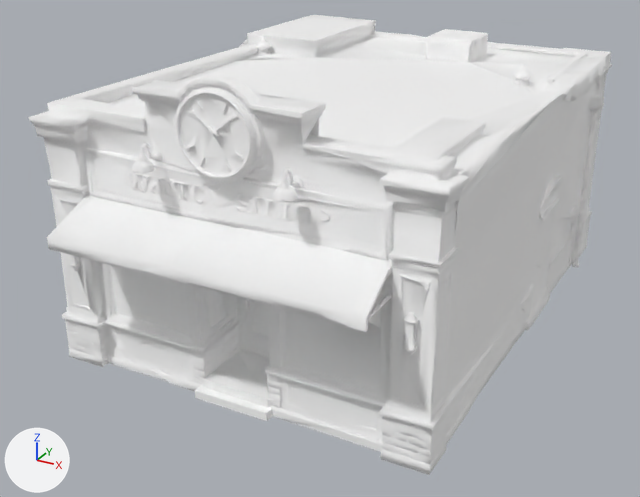
The glTF model models/props/watch_shop.glb, before and after one commit.
Before and after are seen from a camera (50 mm lens) standing at (9.23, -18.59, 10.59) and looking at (-0.42, -1.05, 1.82). The lights are fixed; the arrows at lower left show +X, +Y and +Z. The picture after the commit comes second.

In view in the first picture: 'output_unwrapped'.
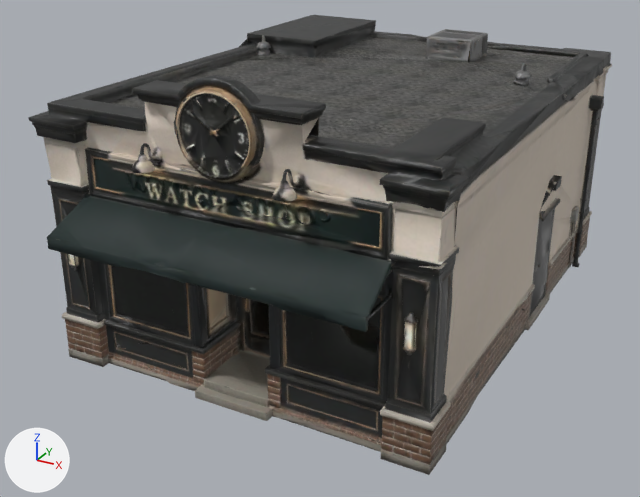
The change, as a diff of the scene's bpy script:
```diff
--- a/models/props/watch_shop.glb.py
+++ b/models/props/watch_shop.glb.py
@@ img_texture_0_metallic_roughness @@
+img_texture_0_metallic_roughness = load_image('texture_0_metallic_roughness', '_unpacked/texture_0_metallic_roughness', 512, 512, 'Non-Color')
@@ img_texture_0 @@
+img_texture_0 = load_image('texture_0', '_unpacked/texture_0', 2048, 2048, 'sRGB')
@@ img_normal @@
+img_normal = load_image('normal', '_unpacked/normal', 1024, 1024, 'Non-Color')
@@ mat_bakedmaterial @@
 mat_bakedmaterial = bpy.data.materials.new('BakedMaterial')
-# nodes: BsdfPrincipled, OutputMaterial
-# colours: white #ffffff
+# nodes: BsdfPrincipled, NormalMap, OutputMaterial, SeparateColor, TexImage x3
+# uses the picture img_normal
+# uses the picture img_texture_0
+# uses the picture img_texture_0_metallic_roughness
```

What differs and where, as boxes (x1, y1, x2, y2) in the pictures (640 x 497 px):
'output_unwrapped', surface changed (white to grey): (28, 15, 612, 475) in both
